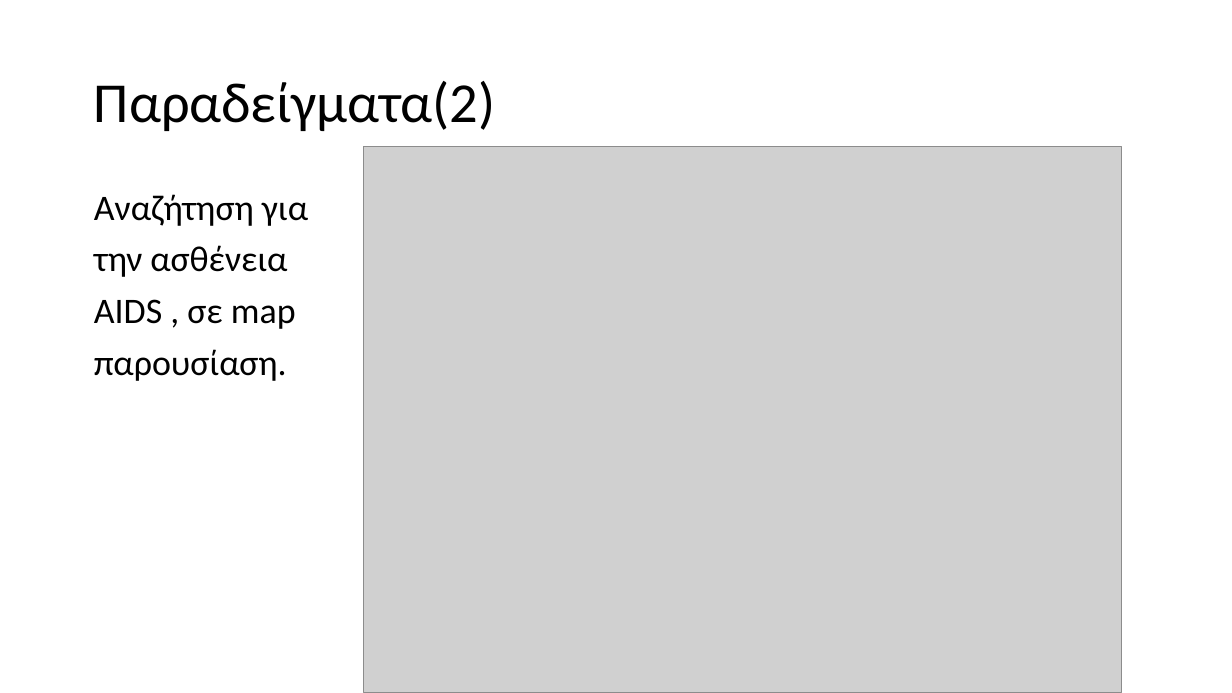
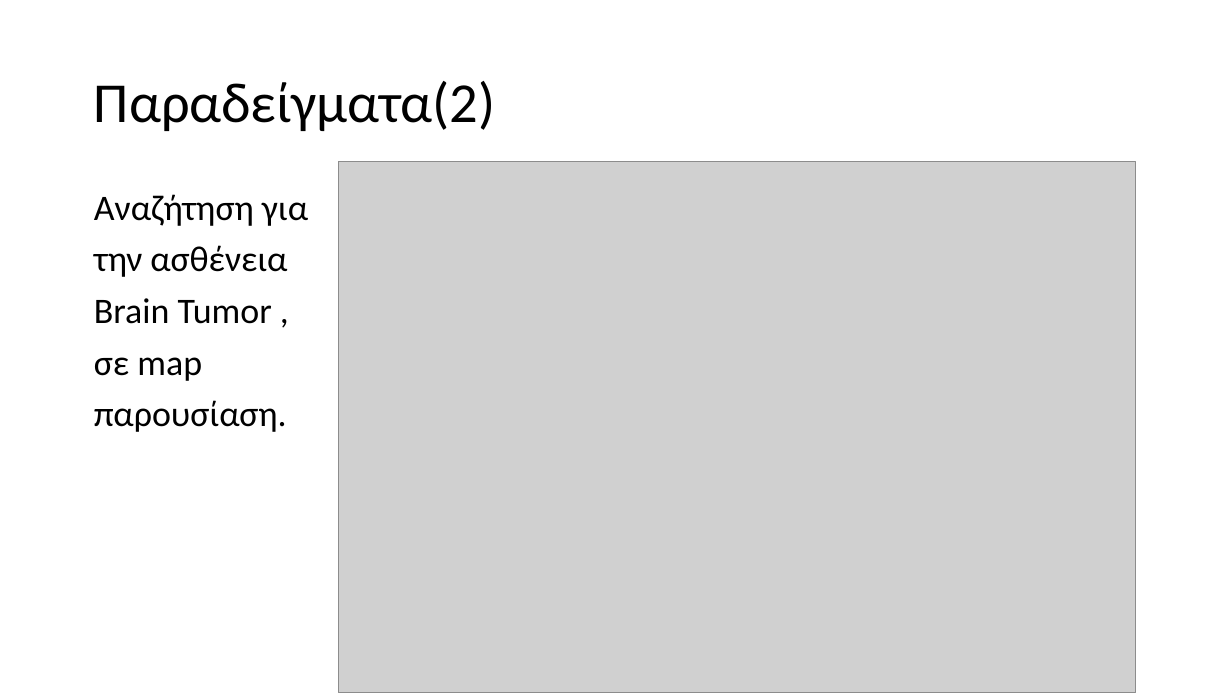
Before and after one commit to el17408/appathon-project, a slide deck: slide 8 of documentation/IaA_Project_Ρούσσης_Δημήτριος_el17408.pptx (slide 9 before the commit). Drawn at 1232x693 pixels with LibreOffice and Linux fonts; fonts in the diff are those of the drawing; grey boxes stand for pictures. Boxes give left, top, right and bottom in pixels: in the first picture for what was removed or moved away, otherwise in the second. Text is boxed around its words. In the diff, an @@ line names an element or a change of style, - is before the commit and + after.

```diff
--- a/documentation/IaA_Project_Ρούσσης_Δημήτριος_el17408.pptx
+++ b/documentation/IaA_Project_Ρούσσης_Δημήτριος_el17408.pptx
@@ picture: place and size @@
-picture at box(364, 146, 1122, 693)
+picture at box(338, 162, 1136, 693)
@@ text at box(94, 298, 272, 381): text changed @@
-AIDS , σε map
+Brain Tumor ,
+σε map
```
Also in this commit, not shown: 5 other slides changed, 1 slide removed, 1 other file.
